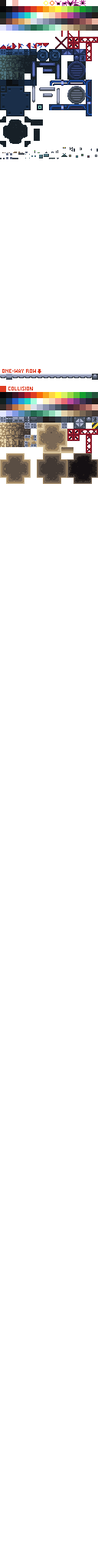
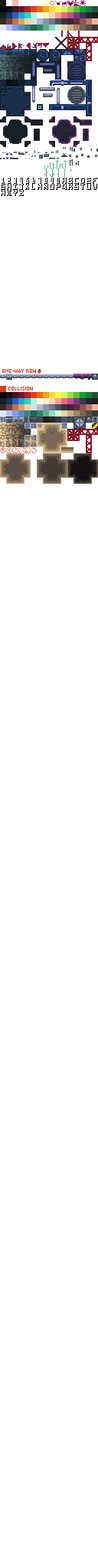
Layers edited between the first and the second 98x1568 image:
added layer "CC0 8x8 font copy" above "font tiles for signs" over [0, 177, 98, 196]
removed layer "Layer 0" over [0, 116, 98, 454]
added layer "LATEST RIP" above "BG (hide me)" over [0, 116, 98, 454]
